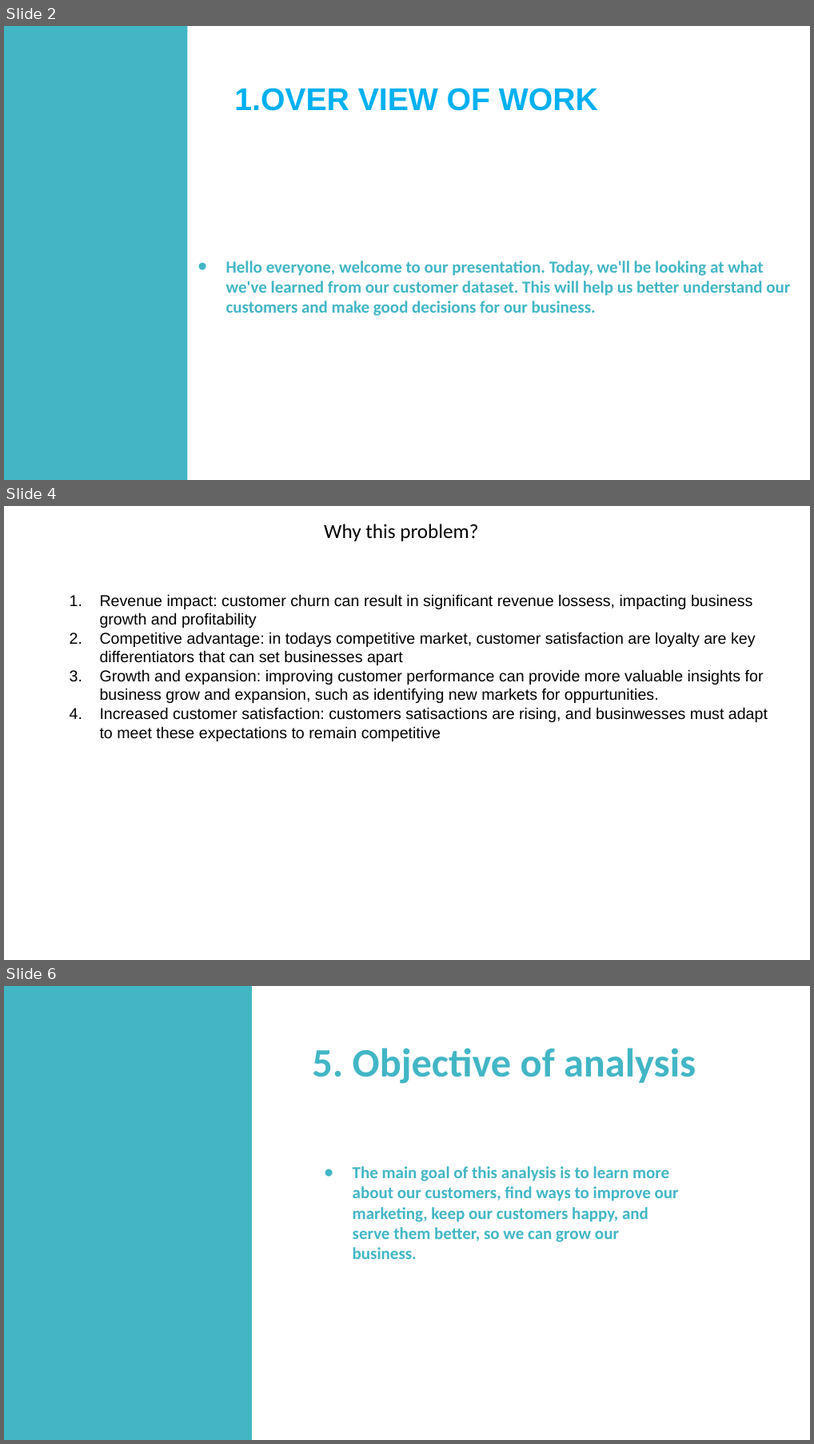
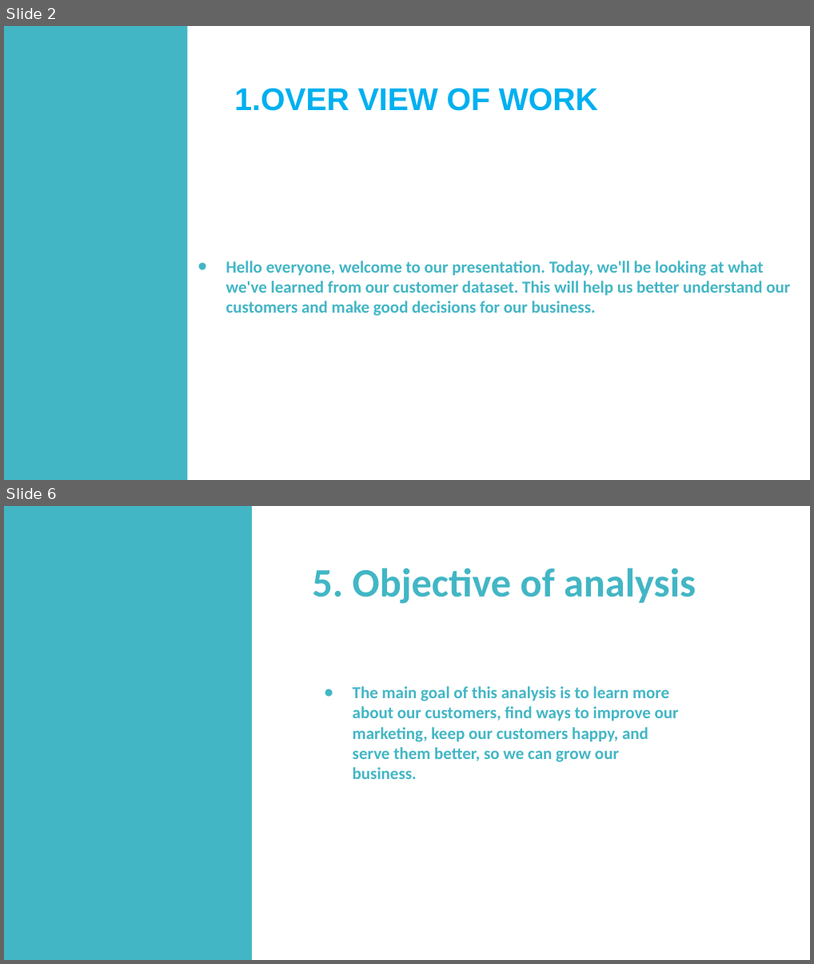
Before and after one commit to SafehEmmanuela/Final-Project, a slide deck: Power point presentation.pptx. Shown one above the other, each under a label of ours: slides 2, 4 and 6 before the commit, slides 2 and 6 after it; the slides between them are not shown. The pictures are 814x1444 and 814x964 pixels, drawn with LibreOffice and Linux fonts; fonts in the diff are those of the drawing. Boxes give left, top, right and bottom in pixels: in the first picture for what was removed or moved away, otherwise in the second. Text is boxed around its words. In the diff, an @@ line names an element or a change of style, - is before the commit and + after.

```diff
--- a/Power point presentation.pptx
+++ b/Power point presentation.pptx
@@ slide 4 removed at bbox=[4, 506, 810, 960], background #FFFFFF @@
@@ subtitle removed at bbox=[324, 524, 478, 541] @@
-Why this problem?
@@ text removed at bbox=[100, 594, 768, 741] @@
-1. Revenue impact: customer churn can result in significant revenue lossess, impacting business growth and profitability
-2. Competitive advantage: in todays competitive market, customer satisfaction are loyalty are key differentiators that can set businesses apart
-3. Growth and expansion: improving customer performance can provide more valuable insights for business grow and expansion, such as identifying new markets for oppurtunities.
-4. Increased customer satisfaction: customers satisactions are rising, and businwesses must adapt to meet these expectations to remain competitive
```
Also in this commit, not shown: 3 slides added, 2 other slides removed.
